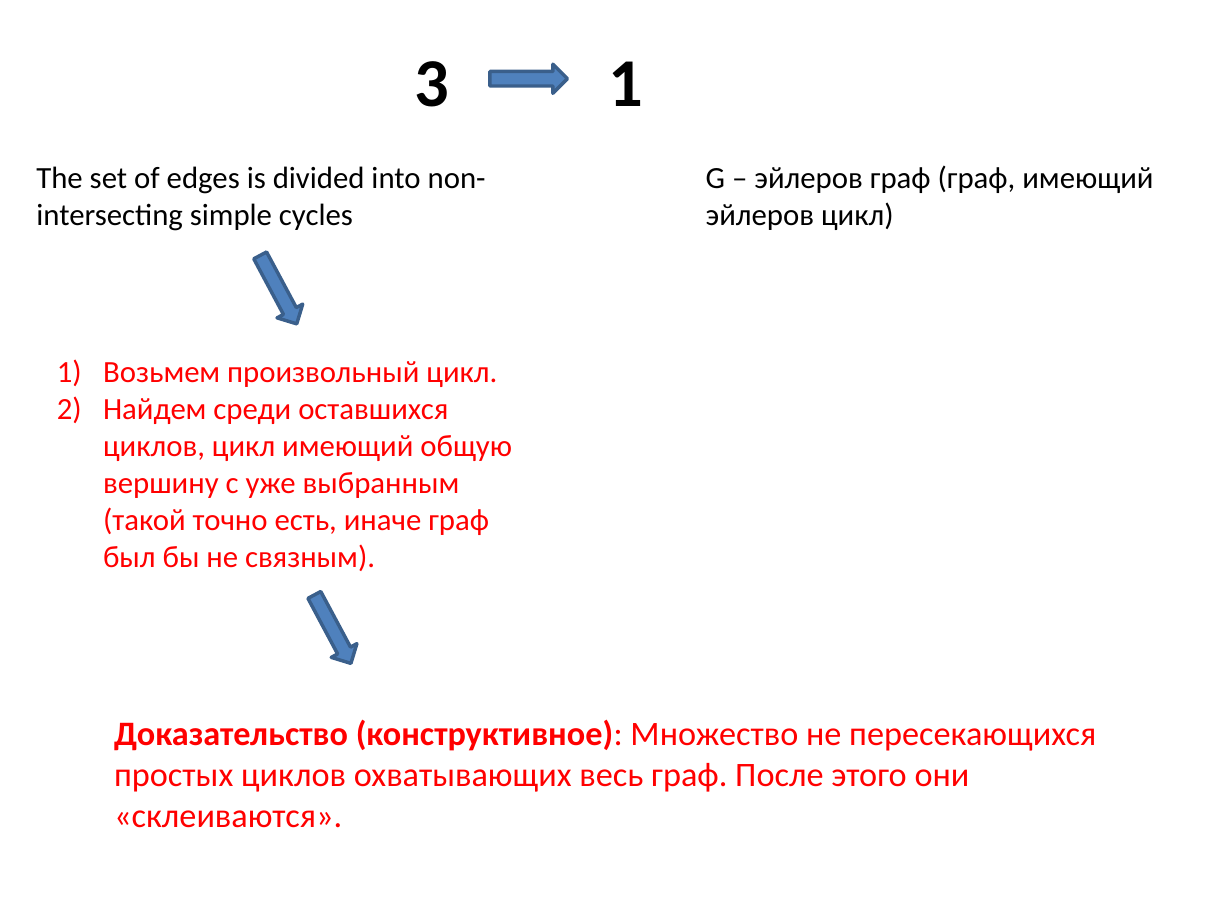
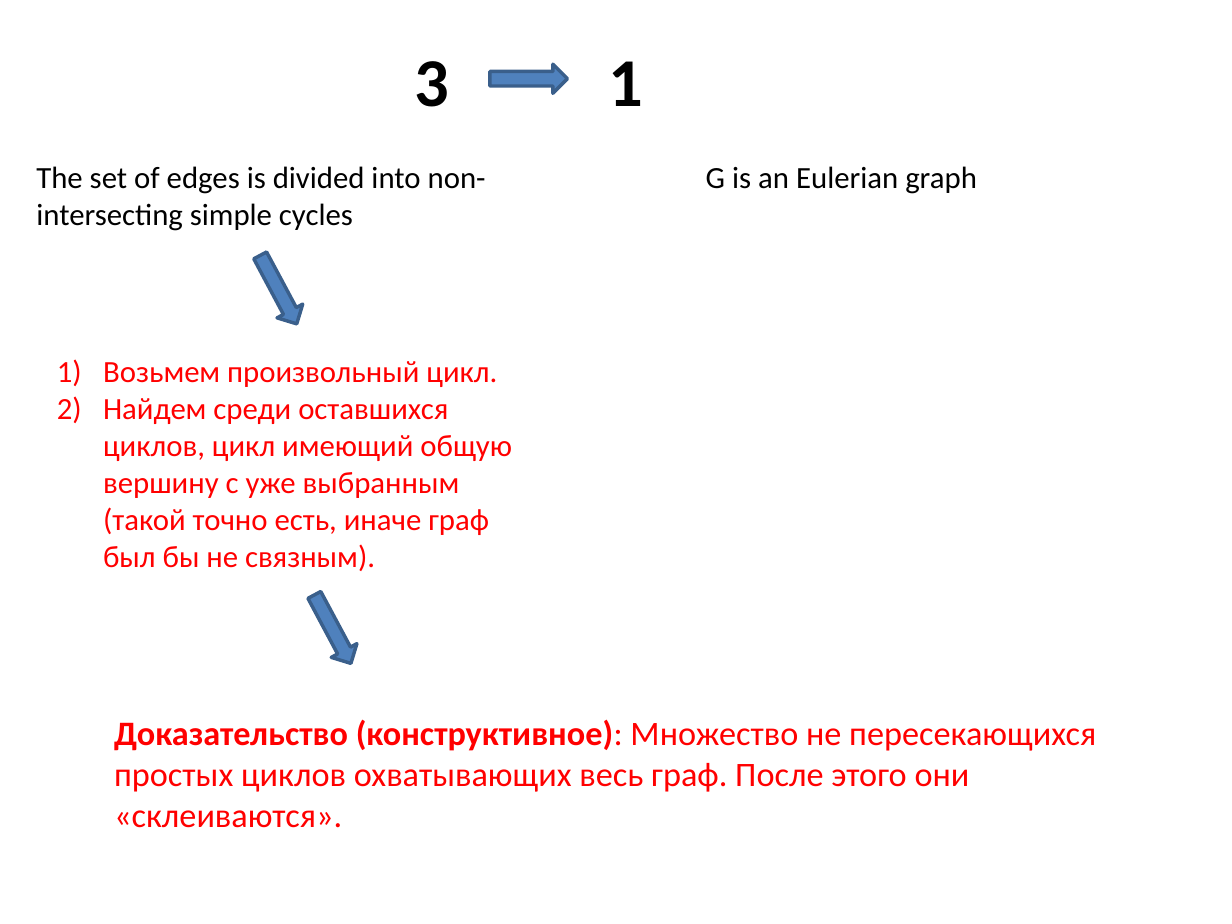
Before and after one commit to SteinbergOB/GraphAlgorithms_en, a slide deck: slide 103 of Presentation/Lection 0.pptx. Drawn at 1232x924 pixels with LibreOffice and Linux fonts; fonts in the diff are those of the drawing. Boxes give left, top, right and bottom in pixels: in the first picture for what was removed or moved away, otherwise in the second. Text is boxed around its words. In the diff, an @@ line names an element or a change of style, - is before the commit and + after.

```diff
--- a/Presentation/Lection 0.pptx
+++ b/Presentation/Lection 0.pptx
@@ text at [706, 166, 977, 194]: text changed @@
-G – эйлеров граф (граф, имеющий эйлеров цикл)
+G is an Eulerian graph
```
Also in this commit, not shown: 2 other files.
